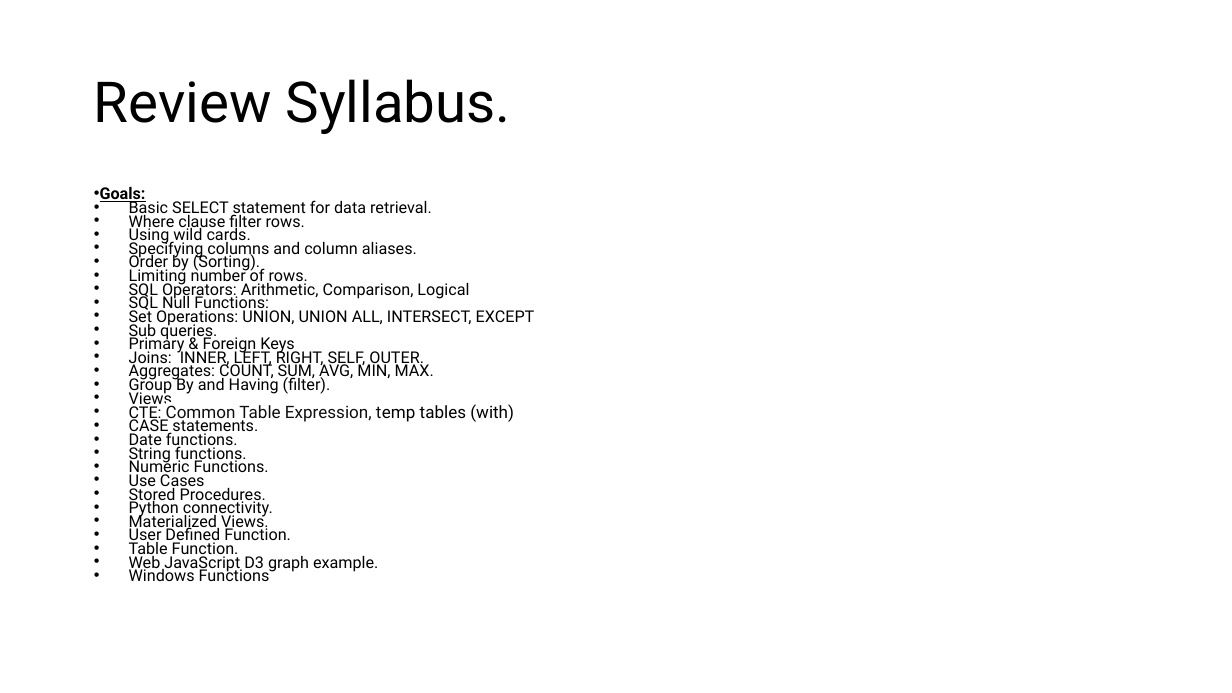
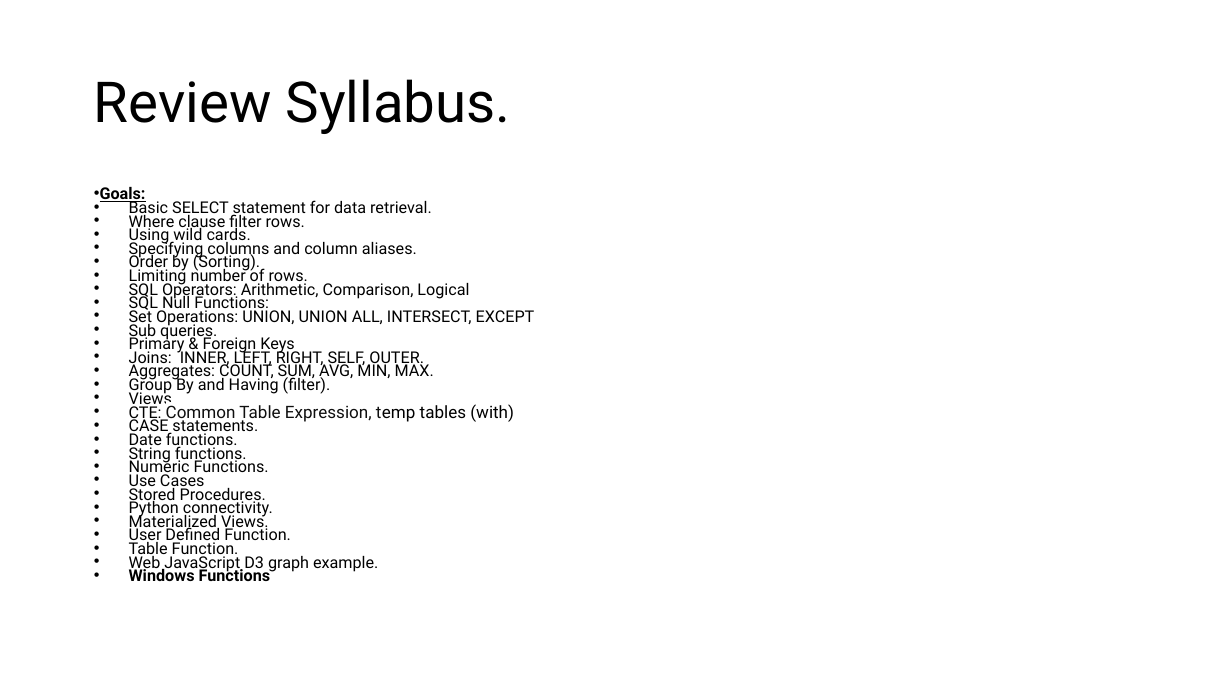
Before and after one commit to appjedi/youtube, a slide deck: slide 2 of SQL/Intro To SQL Day 10 Windows Functions.pptx. Drawn at 1232x693 pixels with LibreOffice and Linux fonts; fonts in the diff are those of the drawing. Boxes give left, top, right and bottom in pixels: in the first picture for what was removed or moved away, otherwise in the second. Text is boxed around its words. In the diff, an @@ line names an element or a change of style, - is before the commit and + after.

```diff
--- a/SQL/Intro To SQL Day 10 Windows Functions.pptx
+++ b/SQL/Intro To SQL Day 10 Windows Functions.pptx
@@ text at box(129, 567, 271, 581): bold on in "Windows Functions" @@
```
Also in this commit, not shown: 1 other slide changed, 3 other files.
